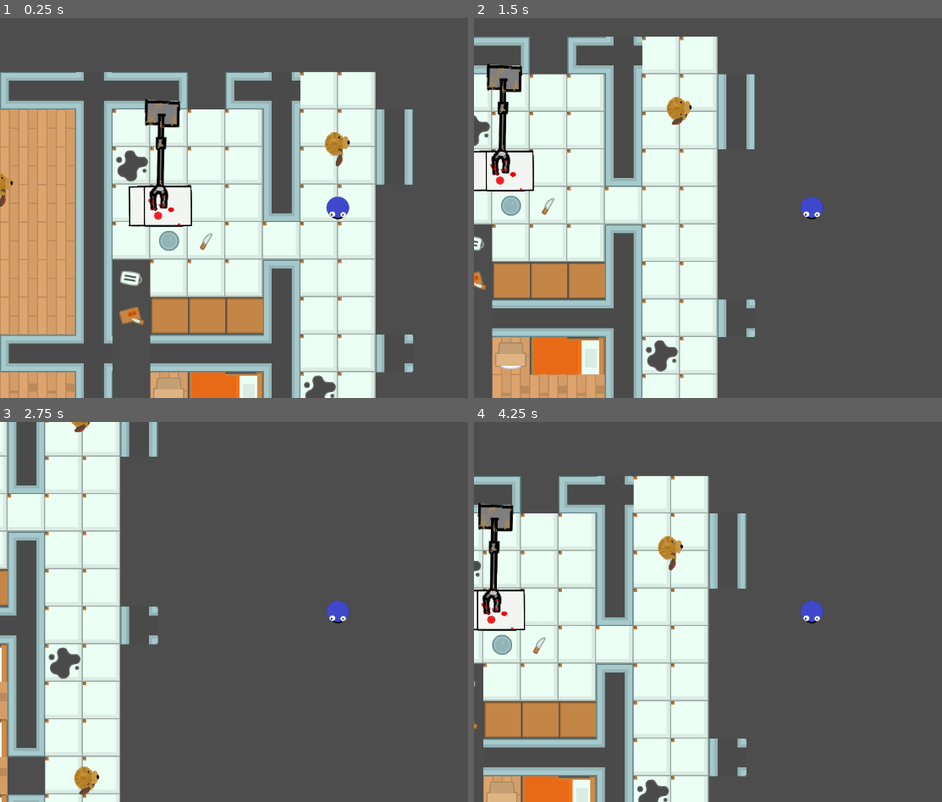
Above: before the commit, frames 1-4 (two rows, left to right).
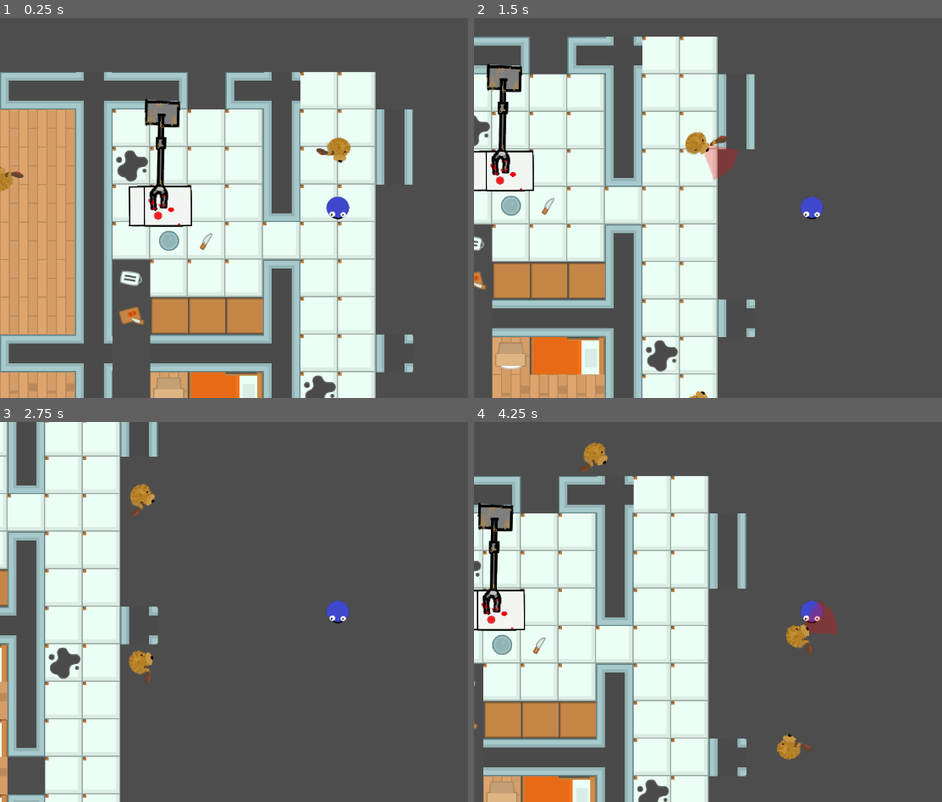
Above: after the commit, the same moments.

Repository: Tvorba-her-v-pohybu/cookie-monster
Game: Godot game, scene res://main.tscn
Same seed, same stepped clock (60 frames per second), same inputs: the game is played once before the commit and once after it.
Inputs:
- Up to frame 1 (0.25 s): no input
- Up to frame 2 (1.5 s): hold Right (ui_right) 0.53-1.28 s; hold Down (ui_down) from 1.28 s (still down)
- Up to frame 3 (2.75 s): release Down (ui_down) at 2.03 s; hold Right (ui_right) from 2.03 s (still down)
- Up to frame 4 (4.25 s): release Right (ui_right) at 2.78 s; hold Up (ui_up) 2.78-3.53 s; hold Left (ui_left) from 3.53 s (still down)

The runs differ from the first frame. In frame 1, 0.4% of the frame differs, in the area x 0-76%, y 29-50%; in frame 2, 1.1%; in frame 3, 0.9%; in frame 4, 1.5%, in the area x 22-78%, y 5-89%.

Commit message:
utok

Diff:
--- a/godot_project/character_body_2d.gd
+++ b/godot_project/character_body_2d.gd
@@ -4,6 +4,9 @@
 const SPEED = 300.0
 const JUMP_VELOCITY = -400.0
 
+
+func process_damage(value: int):
+	$AnimationPlayer.play("dmg")
 
 func _physics_process(delta: float) -> void:
 
--- a/godot_project/enemy.gd
+++ b/godot_project/enemy.gd
@@ -9,15 +9,52 @@
 
 @onready var navigation : NavigationAgent2D = $NavigationAgent2D
 
+var player = null
+
 func _physics_process(delta: float) -> void:
-	navigation.target_position = target.global_position
+	if player == null and $DmgTimer.is_stopped():
+		navigation.target_position = target.global_position
 
-	var next_pos = navigation.get_next_path_position()
-	var direction = next_pos - global_position
-	direction = direction.normalized()
+		var next_pos = navigation.get_next_path_position()
+		var direction = next_pos - global_position
+		direction = direction.normalized()
 
-	velocity = velocity.lerp(direction*SPEED, ACCEL*delta)
+		velocity = velocity.lerp(direction*SPEED, ACCEL*delta)
 
-	look_at(next_pos)
+		look_at(next_pos)
 
-	move_and_slide()
+		move_and_slide()
+
+
+
+
+func _on_dmg_area_2d_body_entered(body: Node2D) -> void:
+	if body.is_in_group("player"):
+		player = body
+		%DmgAreaImg.visible = true
+		$DmgTimer.start()
+
+
+
+func _on_dmg_timer_timeout() -> void:
+	$AnimatedSprite2D.set_animation("utok")
+	$AnimatedSprite2D.play()
+
+	if player != null:
+		player.process_damage(10)
+
+
+
+func _on_dmg_area_2d_body_exited(body: Node2D) -> void:
+	if body.is_in_group("player"):
+		player = null
+
+
+func _on_animated_sprite_2d_animation_finished() -> void:
+	if $AnimatedSprite2D.animation == "utok":
+		$AnimatedSprite2D.set_animation("default")
+		$AnimatedSprite2D.play()
+		if player == null:
+			%DmgAreaImg.visible = false
+		else:
+			$DmgTimer.start()
--- a/godot_project/enemy.tscn
+++ b/godot_project/enemy.tscn
@@ -7,6 +7,7 @@
 [ext_resource type="Texture2D" uid="uid://bwf16yrqwic7" path="res://obrazky/doge/doge4.png" id="5_w3jat"]
 [ext_resource type="Texture2D" uid="uid://dkybdtjulrdx7" path="res://obrazky/doge/doge5.png" id="6_adtav"]
 [ext_resource type="Texture2D" uid="uid://85kxf2h3iy6y" path="res://obrazky/doge/doge6.png" id="7_ji7ay"]
+[ext_resource type="Texture2D" uid="uid://dpfkyipl8yl4a" path="res://utok.png" id="8_ynogb"]
 
 [sub_resource type="CircleShape2D" id="CircleShape2D_kl45v"]
 radius = 20.0
@@ -48,6 +49,9 @@
 "speed": 10.0
 }]
 
+[sub_resource type="CircleShape2D" id="CircleShape2D_e7nqq"]
+radius = 30.0167
+
 [node name="Enemy" type="CharacterBody2D"]
 script = ExtResource("1_eoa08")
 
@@ -70,4 +74,26 @@
 scale = Vector2(0.248246, 0.248246)
 sprite_frames = SubResource("SpriteFrames_0mvte")
 autoplay = "default"
-frame_progress = 0.630834
+
+[node name="DmgArea2D" type="Area2D" parent="."]
+
+[node name="CollisionShape2D" type="CollisionShape2D" parent="DmgArea2D"]
+position = Vector2(43, -1)
+shape = SubResource("CircleShape2D_e7nqq")
+
+[node name="DmgTimer" type="Timer" parent="."]
+wait_time = 0.5
+one_shot = true
+
+[node name="DmgAreaImg" type="Sprite2D" parent="."]
+unique_name_in_owner = true
+visible = false
+position = Vector2(48, -7)
+rotation = 0.601282
+scale = Vector2(0.145638, 0.145638)
+texture = ExtResource("8_ynogb")
+
+[connection signal="animation_finished" from="AnimatedSprite2D" to="." method="_on_animated_sprite_2d_animation_finished"]
+[connection signal="body_entered" from="DmgArea2D" to="." method="_on_dmg_area_2d_body_entered"]
+[connection signal="body_exited" from="DmgArea2D" to="." method="_on_dmg_area_2d_body_exited"]
+[connection signal="timeout" from="DmgTimer" to="." method="_on_dmg_timer_timeout"]
--- a/godot_project/main.tscn
+++ b/godot_project/main.tscn
@@ -7602,39 +7602,39 @@
 [node name="CharacterBody2D" parent="NavigationRegion2D" instance=ExtResource("2_co45l")]
 
 [node name="Enemy" parent="NavigationRegion2D" node_paths=PackedStringArray("target") instance=ExtResource("4_ca23p")]
-target = NodePath("")
+target = NodePath("../CharacterBody2D")
 
 [node name="Enemy2" parent="NavigationRegion2D" node_paths=PackedStringArray("target") instance=ExtResource("4_ca23p")]
 position = Vector2(-906, 601)
-target = NodePath("")
+target = NodePath("../CharacterBody2D")
 
 [node name="Enemy3" parent="NavigationRegion2D" node_paths=PackedStringArray("target") instance=ExtResource("4_ca23p")]
 position = Vector2(-681, 660)
-target = NodePath("")
+target = NodePath("../CharacterBody2D")
 
 [node name="Enemy4" parent="NavigationRegion2D" node_paths=PackedStringArray("target") instance=ExtResource("4_ca23p")]
 position = Vector2(-574, 69)
-target = NodePath("")
+target = NodePath("../CharacterBody2D")
 
 [node name="Enemy5" parent="NavigationRegion2D" node_paths=PackedStringArray("target") instance=ExtResource("4_ca23p")]
 position = Vector2(8, 618)
-target = NodePath("")
+target = NodePath("../CharacterBody2D")
 
 [node name="Enemy6" parent="NavigationRegion2D" node_paths=PackedStringArray("target") instance=ExtResource("4_ca23p")]
 position = Vector2(-880, 991)
-target = NodePath("")
+target = NodePath("../CharacterBody2D")
 
 [node name="Enemy7" parent="NavigationRegion2D" node_paths=PackedStringArray("target") instance=ExtResource("4_ca23p")]
 position = Vector2(-1054, 52)
-target = NodePath("")
+target = NodePath("../CharacterBody2D")
 
 [node name="Enemy8" parent="NavigationRegion2D" node_paths=PackedStringArray("target") instance=ExtResource("4_ca23p")]
 position = Vector2(-982, -248)
-target = NodePath("")
+target = NodePath("../CharacterBody2D")
 
 [node name="Enemy9" parent="NavigationRegion2D" node_paths=PackedStringArray("target") instance=ExtResource("4_ca23p")]
 position = Vector2(-441, -353)
-target = NodePath("")
+target = NodePath("../CharacterBody2D")
 
 [node name="PostelKrvava" type="Sprite2D" parent="NavigationRegion2D"]
 position = Vector2(-304, 106)
--- a/godot_project/main_char/main_char.tscn
+++ b/godot_project/main_char/main_char.tscn
@@ -5,6 +5,21 @@
 
 [sub_resource type="CircleShape2D" id="CircleShape2D_mbsvm"]
 radius = 19.2354
+
+[sub_resource type="Animation" id="Animation_ec4l3"]
+length = 0.001
+tracks/0/type = "value"
+tracks/0/imported = false
+tracks/0/enabled = true
+tracks/0/path = NodePath("MainChar:modulate")
+tracks/0/interp = 1
+tracks/0/loop_wrap = true
+tracks/0/keys = {
+"times": PackedFloat32Array(0),
+"transitions": PackedFloat32Array(1),
+"update": 0,
+"values": [Color(1, 1, 1, 1)]
+}
 
 [sub_resource type="Animation" id="Animation_edmay"]
 resource_name = "dmg"
@@ -19,21 +34,6 @@
 "transitions": PackedFloat32Array(1, 1, 1),
 "update": 0,
 "values": [Color(1, 1, 1, 1), Color(1, 0.397701, 0.329255, 1), Color(1, 1, 1, 1)]
-}
-
-[sub_resource type="Animation" id="Animation_ec4l3"]
-length = 0.001
-tracks/0/type = "value"
-tracks/0/imported = false
-tracks/0/enabled = true
-tracks/0/path = NodePath("MainChar:modulate")
-tracks/0/interp = 1
-tracks/0/loop_wrap = true
-tracks/0/keys = {
-"times": PackedFloat32Array(0),
-"transitions": PackedFloat32Array(1),
-"update": 0,
-"values": [Color(1, 1, 1, 1)]
 }
 
 [sub_resource type="AnimationLibrary" id="AnimationLibrary_l2alf"]
Not shown: 1 places in godot_project/enemy.tscn that only renumber resources
Binary file added: godot_project/utok.png
Not shown, added: godot_project/utok.png.import
